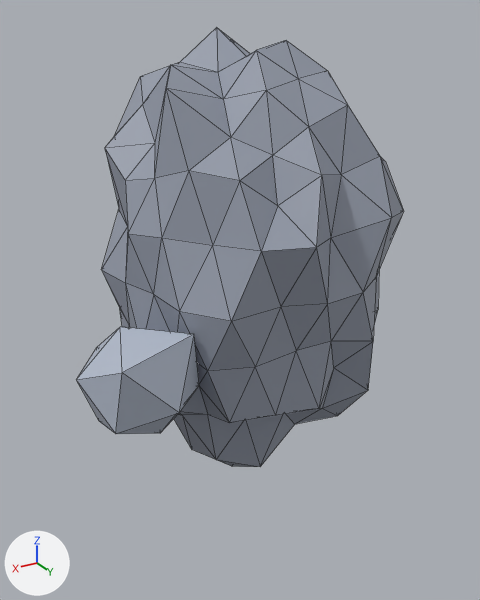
The glTF model game/isla-ancestral/assets/3d/media/15-Recursos_roca_pedernal.glb as it was, and as the next commit left it.
The view is the same before and after, from a 50 mm lens placed at (2.71, 4.41, 3.75), pointed at (0.16, 0.18, 1.64). Arrows for +X, +Y and +Z are at lower left; the lights stay in place. The older version comes first. Mesh edges are drawn as thin lines. Vertices at exactly the same position are counted once.

Names of what the first picture shows: 'SM_Roca_M_Pedernal', 'SM_Roca_M_Pedernal_C'.
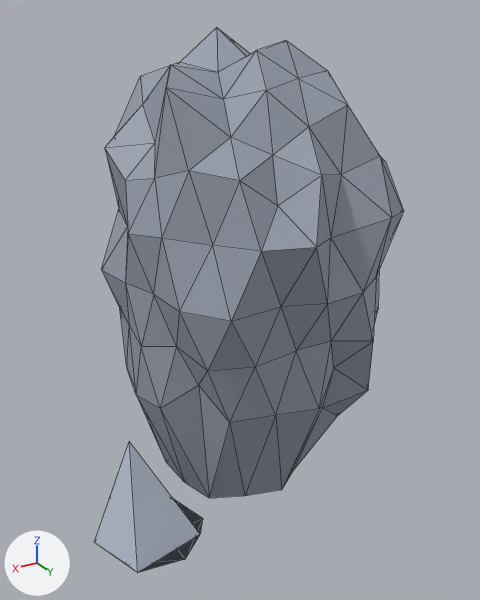
Where the newer file only moved an object's origin or applied its transform, the numbers keep the older frame.

What differs and where, as boxes [x1, y1, x2, y2] in the pictures (480 x 600 px; the box of a moved part takes in the faces that stretch with it):
```json
{"object": "SM_Roca_M_Pedernal", "change": "reshaped", "before": [101, 27, 404, 467], "after": [101, 27, 404, 498], "on screen": "7% taller"}
{"object": "SM_Roca_M_Pedernal_C", "change": "reshaped, moved", "before": [76, 327, 199, 434], "after": [94, 442, 203, 572], "on screen": "11% narrower, 21% taller"}
{"part": 1, "of": "me_sm_roca_m_pedernal", "change": "moved or reshaped", "before": [174, 386, 337, 467], "after": [136, 385, 337, 498]}
```

Scene script edits in JSON lines:
```json
{"block": "me_sm_roca_m_pedernal", "where": "me_sm_roca_m_pedernal.from_pydata(...)  # 162 vertices, 320 faces; spans x -1.2..1.11, y -1.1..1.18, z -0.96..2.66"}
{"block": "me_sm_roca_m_pedernal", "where": "# used by ob_sm_roca_m_pedernal; location = (0.0, 0.0, 1.008)"}
{"block": "me_sm_roca_m_pedernal", "change": "me_sm_roca_m_pedernal part 1: 17 of the vertices in x -0.37..0.73, y -0.41..0.68, z -0.91..-0.14 are scaled about their middle by (1, 1, 0), then moved by (0.0, 0.0, -0.44)"}
{"block": "me_sm_roca_m_pedernal_c", "where": "# used by ob_sm_roca_m_pedernal_c; location = (0.0, 0.0, 1.008)"}
{"op": "remove", "block": "me_sm_roca_m_pedernal_c", "code": "me_sm_roca_m_pedernal_c.from_pydata(...)  # 12 vertices, 20 faces; spans x 0.791..1.628, y 0.002..0.961, z -0.017..0.765"}
{"op": "add", "block": "me_sm_roca_m_pedernal_c", "code": "me_sm_roca_m_pedernal_c.from_pydata(...)  # 12 vertices, 20 faces; spans x 0.791..1.628, y 0.002..0.961, z 0.045..0.825"}
{"block": "me_sm_roca_m_pedernal_c", "change": "me_sm_roca_m_pedernal_c part 2"}
{"op": "set", "path": "me_sm_roca_m_pedernal_c.vertices[0].co", "old": "(1.129, 0.672, -0.017)", "new": "(1.129, 0.672, 0.045)", "note": "pixel (160, 433) -> not seen"}
{"op": "set", "path": "me_sm_roca_m_pedernal_c.vertices[1].co", "old": "(1.499, 0.791, 0.179)", "new": "(1.499, 0.791, 0.045)", "note": "pixel (115, 433) -> pixel (127, 564)"}
{"op": "set", "path": "me_sm_roca_m_pedernal_c.vertices[2].co", "old": "(1.465, 0.341, 0.01)", "new": "(1.465, 0.341, 0.045)", "note": "pixel (99, 421) -> not seen"}
{"op": "set", "path": "me_sm_roca_m_pedernal_c.vertices[3].co", "old": "(0.937, 0.195, 0.032)", "new": "(0.937, 0.195, 0.045)"}
{"op": "set", "path": "me_sm_roca_m_pedernal_c.vertices[4].co", "old": "(0.791, 0.644, 0.262)", "new": "(0.791, 0.644, 0.045)", "note": "pixel (199, 385) -> pixel (202, 518)"}
{"op": "set", "path": "me_sm_roca_m_pedernal_c.vertices[5].co", "old": "(1.107, 0.961, 0.308)", "new": "(1.107, 0.961, 0.045)", "note": "pixel (179, 412) -> pixel (185, 559)"}
{"op": "set", "path": "me_sm_roca_m_pedernal_c.vertices[6].co", "old": "(1.628, 0.452, 0.462)", "new": "(1.628, 0.452, 0.045)", "note": "pixel (76, 379) -> pixel (94, 542)"}
{"op": "set", "path": "me_sm_roca_m_pedernal_c.vertices[7].co", "old": "(1.324, 0.002, 0.43)", "new": "(1.324, 0.002, 0.045)", "note": "pixel (96, 347) -> pixel (110, 495)"}
{"op": "set", "path": "me_sm_roca_m_pedernal_c.vertices[8].co", "old": "(0.896, 0.305, 0.545)", "new": "(0.896, 0.305, 0.045)", "note": "not seen -> pixel (172, 498)"}
{"op": "set", "path": "me_sm_roca_m_pedernal_c.vertices[9].co", "old": "(0.893, 0.792, 0.765)", "new": "(0.893, 0.792, 0.045)", "note": "pixel (194, 334) -> pixel (200, 534)"}
{"op": "set", "path": "me_sm_roca_m_pedernal_c.vertices[10].co", "old": "(1.46, 0.902, 0.685)", "new": "(1.46, 0.902, 0.045)", "note": "pixel (122, 372) -> pixel (137, 572)"}
{"op": "set", "path": "me_sm_roca_m_pedernal_c.vertices[11].co", "old": "(1.276, 0.42, 0.763)", "new": "(1.276, 0.42, 0.825)", "note": "pixel (120, 326) -> pixel (129, 441)"}
{"op": "set", "path": "ob_sm_roca_m_pedernal_c.location", "old": "(0.0, 0.0, 1.008)", "new": "(0.0, 0.0, 0.0)"}
```
